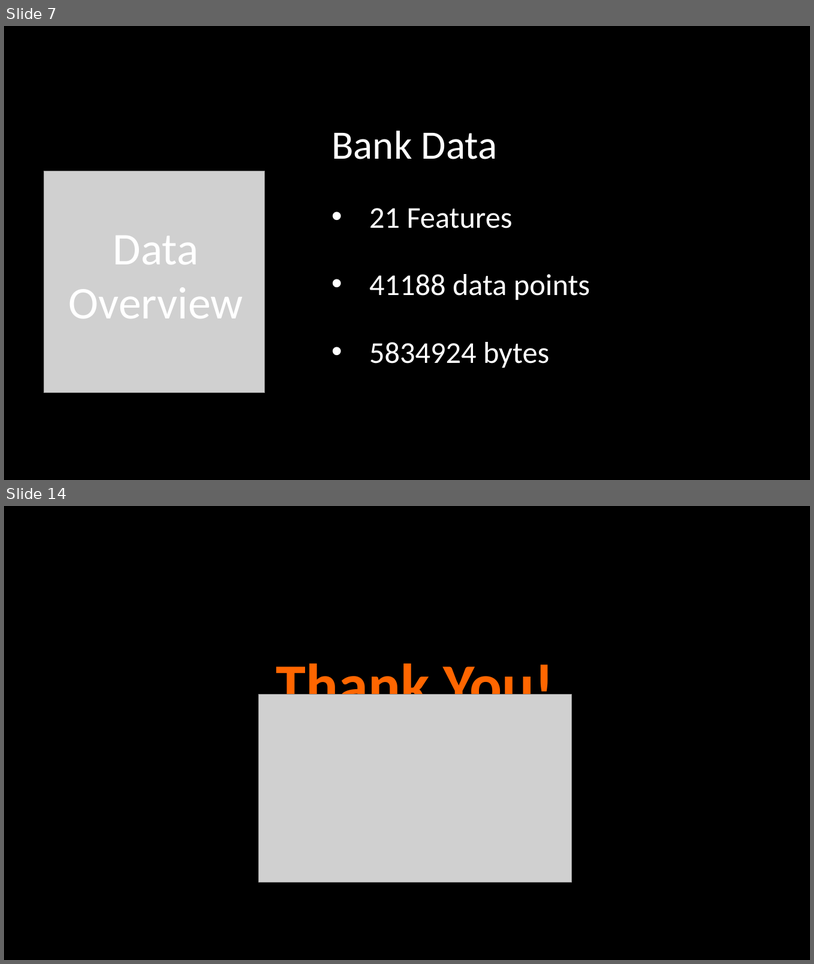
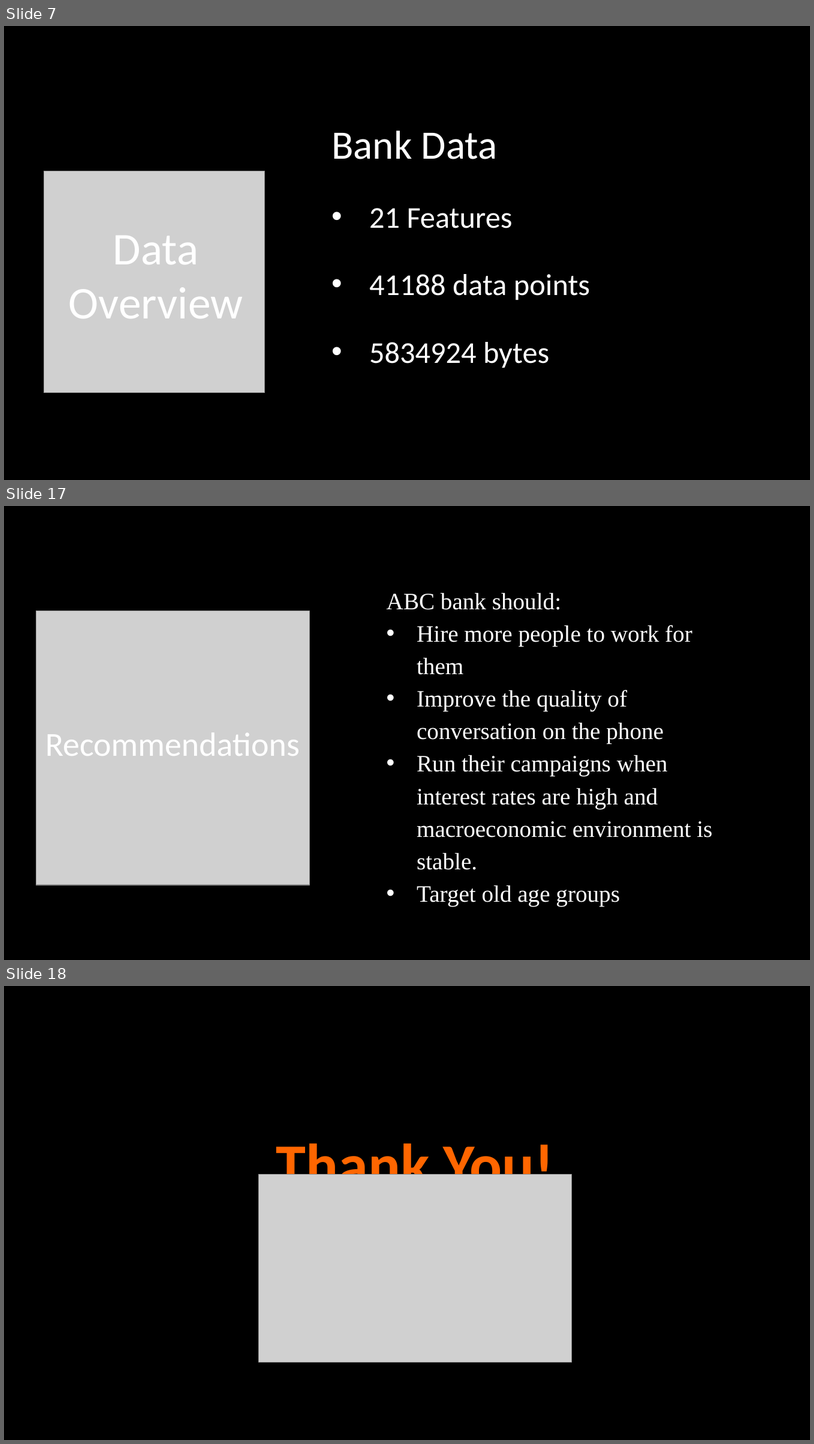
Before and after one commit to taimoorRazi/Bank-Marketing-Project, a slide deck: Week 13 - Final week/Bank Marketing Campaign Presentation.pptx. Shown one above the other, each under a label of ours: slides 7 and 14 before the commit, slides 7, 17 and 18 after it; the slides between them are not shown. The pictures are 814x964 and 814x1444 pixels, drawn with LibreOffice and Linux fonts; fonts in the diff are those of the drawing; grey boxes stand for pictures. Boxes give left, top, right and bottom in pixels: in the first picture for what was removed or moved away, otherwise in the second. Text is boxed around its words. In the diff, an @@ line names an element or a change of style, - is before the commit and + after.

```diff
--- a/Week 13 - Final week/Bank Marketing Campaign Presentation.pptx
+++ b/Week 13 - Final week/Bank Marketing Campaign Presentation.pptx
@@ slide 17 added at (4, 506, 810, 960), background #000000 @@
@@ text added at (387, 592, 713, 906), 28 pt, text #FFFFFF @@
+ABC bank should:
+• Hire more people to work for them
+• Improve the quality of conversation on the phone
+• Run their campaigns when interest rates are high and macroeconomic environment is stable.
+• Target old age groups
@@ picture added at (36, 610, 309, 885) @@
@@ text added at (45, 732, 300, 756), 40 pt, text #FFFFFF @@
+Recommendations
@@ what was slide 14 is now slide 18 @@
```
Also in this commit, not shown: 1 slide changed, 8 other slides added, 5 slides removed, 1 other file.
